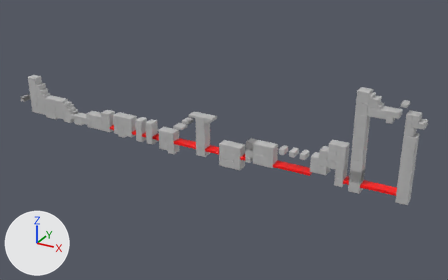
What one commit did to the FBX model Assets/SpecialGuide/Prefabs/objects/static/mapplaceholder.fbx.
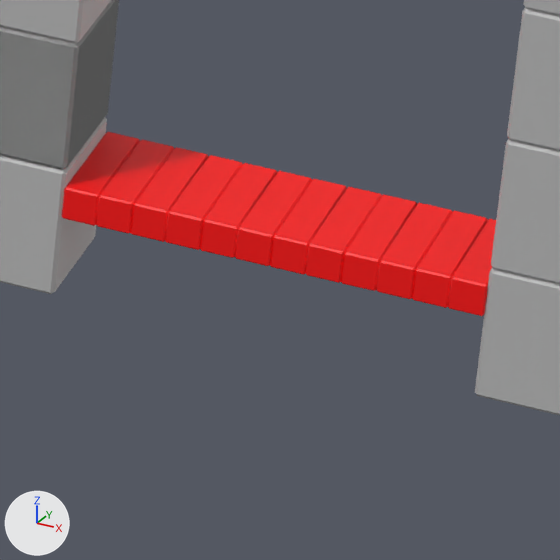
The first picture shows the older version from a 50 mm camera at (1.948, -1.85, 0.984) aimed at (0.917, 0.024, 0.047). The close-ups show both versions on the part from 79% to 90% of the width and 60% to 77% of the height of that picture; other places that the commit changed are outside them. The axes (+X, +Y, +Z) are drawn at lower left. The lights are the same throughout. Where no turn or scale is listed for an object, it has been applied to the vertices.

Before the edit, the objects in view are built like this:
```python
me_mesh_100 = bpy.data.meshes.new('Mesh.100')
me_mesh_100.from_pydata(...)  # 24 vertices, 26 faces; spans x -2.0..2.0, y 0.0..4.0, z -0.57..0.57
me_mesh_100.materials.append(mat_lambert1)  # grey #bcbcbc
me_mesh_129 = bpy.data.meshes.new('Mesh.129')
me_mesh_129.from_pydata(...)  # 44 vertices, 51 faces; spans x -1.0..1.0, y -0.5..0.5, z -2.0..2.0
me_mesh_129.materials.append(mat_lambert3)  # red #ff0000
me_mesh_133 = bpy.data.meshes.new('Mesh.133')
me_mesh_133.from_pydata(...)  # 44 vertices, 51 faces; spans x -0.01..0.01, y -0.02..0.02, z -0.005..0.005
me_mesh_133.materials.append(mat_lambert3)  # red #ff0000
ob_pasted__group2_pcube278 = bpy.data.objects.new('pasted__group2_pCube278', me_mesh_129)
ob_pasted__group2_pcube278.parent = ob_group
ob_pasted__group2_pcube278.location = (73.0, -14.0, 0.0)
ob_pasted__group2_pcube282 = bpy.data.objects.new('pasted__group2_pCube282', me_mesh_133)
ob_pasted__group2_pcube282.location = (1.55, 0.0, 0.01)
ob_pasted__pcube311 = bpy.data.objects.new('pasted__pCube311', me_mesh_100)
ob_pasted__pcube311.parent = ob_group
ob_pasted__pcube311.location = (86.0, -9.0, 0.0)
ob_pasted__pcube311.scale = (1.0, 1.0, 3.5)
# also in view: 'pasted__pCube283' at (1.44, 0.0, 0.04); 'pasted__pCube312' at (1.6, 0.0, 0.04); 'pasted__group2_pCube281' at (1.53, 0.0, 0.01); 'pasted__pCube318' at (1.44, 0.0, 0.0); 'pasted__group2_pCube283' at (1.57, 0.0, 0.01)
```
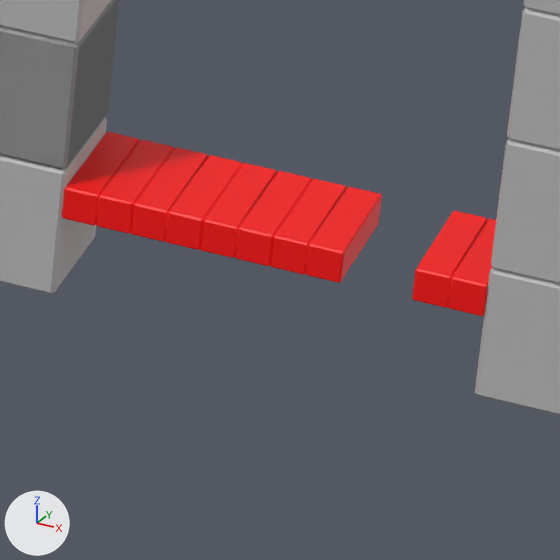
Where the change shows, as pixel boxes (x1, y1, x2, y2) in the close-ups (560 x 560 px):
'pasted__group2_pCube282', deleted (red): before (341, 195, 452, 299)
'pasted__pCube282', unchanged, uncovered by the edit: after (0, 0, 119, 170)
'pasted__pCube283', unchanged, covered by the edit: before (0, 0, 119, 170)

What the commit changed:
Object 'pasted__group2_pCube282' (ob_pasted__group2_pcube282) is deleted.
